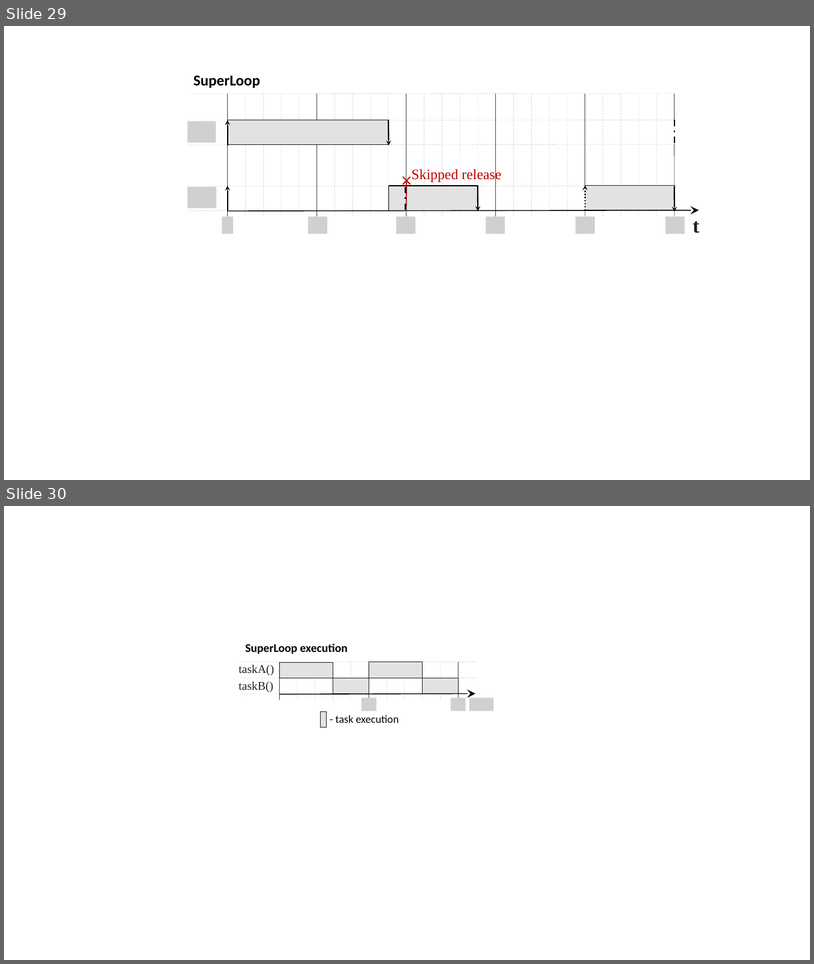
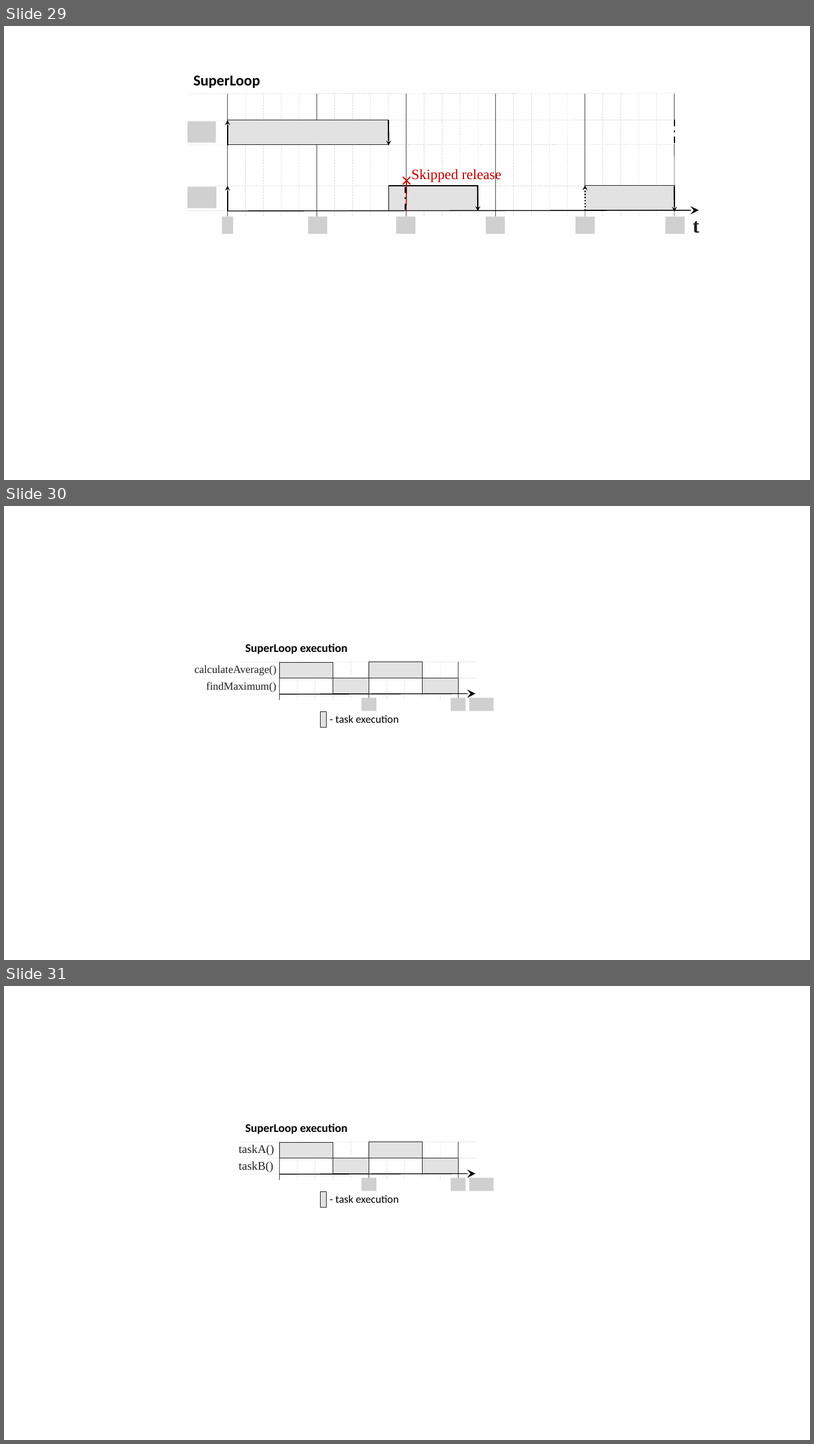
Before and after one commit to Spectre113/stm32-real-time-scheduling, a slide deck: implementation/docs/presentation/system_model_figs.pptx. Shown one above the other, each under a label of ours: slides 29 and 30 before the commit, slides 29, 30 and 31 after it. The pictures are 814x964 and 814x1444 pixels, drawn with LibreOffice and Linux fonts; fonts in the diff are those of the drawing; grey boxes stand for pictures; background and template pictures are left out. Boxes give left, top, right and bottom in pixels: in the first picture for what was removed or moved away, otherwise in the second. Text is boxed around its words. In the diff, an @@ line names an element or a change of style, - is before the commit and + after.

```diff
--- a/implementation/docs/presentation/system_model_figs.pptx
+++ b/implementation/docs/presentation/system_model_figs.pptx
@@ slide 30 added at [4, 506, 810, 960], background #FFFFFF @@
@@ text added at [245, 643, 348, 654], 14 pt, text #000000, bold @@
+SuperLoop execution
@@ text added at [195, 665, 277, 675], 13 pt, text #202020 @@
+calculateAverage()
@@ line added from (476, 662) to (239, 662), #AFABAB 0.3 pt dashed @@
@@ line added from (280, 662) to (280, 700), #000000 0.5 pt @@
@@ rectangle added at [280, 662, 333, 678], fill #E2E2E2, outline #202020 0.75 pt @@
@@ line added from (297, 662) to (297, 700), #AFABAB 0.3 pt dashed @@
@@ line added from (315, 662) to (315, 700), #AFABAB 0.3 pt dashed @@
@@ line added from (333, 662) to (333, 700), #AFABAB 0.3 pt dashed @@
@@ line added from (351, 662) to (351, 700), #AFABAB 0.3 pt dashed @@
@@ line added from (369, 662) to (369, 700), #000000 0.5 pt @@
@@ rectangle added at [369, 662, 423, 678], fill #E2E2E2, outline #202020 0.75 pt @@
@@ line added from (387, 662) to (387, 700), #AFABAB 0.3 pt dashed @@
@@ line added from (405, 662) to (405, 700), #AFABAB 0.3 pt dashed @@
@@ line added from (423, 662) to (423, 700), #AFABAB 0.3 pt dashed @@
@@ line added from (441, 662) to (441, 700), #AFABAB 0.3 pt dashed @@
@@ line added from (458, 662) to (458, 700), #000000 0.5 pt @@
@@ text added at [206, 682, 276, 692], 13 pt, text #202020 @@
+findMaximum()
@@ line added from (476, 678) to (239, 678), #AFABAB 0.3 pt dashed @@
@@ rectangle added at [333, 678, 369, 694], fill #E2E2E2, outline #202020 0.75 pt @@
@@ rectangle added at [423, 678, 458, 694], fill #E2E2E2, outline #202020 0.75 pt @@
@@ line added from (476, 694) to (239, 694), #AFABAB 0.3 pt dashed @@
@@ arrow added from (280, 694) to (476, 694), #000000 1 pt @@
@@ picture added at [362, 698, 377, 711] @@
@@ picture added at [451, 698, 466, 711] @@
@@ picture added at [470, 698, 494, 711] @@
@@ rectangle added at [320, 712, 326, 727], fill #E2E2E2, outline #202020 0.75 pt @@
@@ text added at [336, 715, 399, 723], 13 pt, text #000000 @@
+- task execution
@@ what was slide 30 is now slide 31 @@
```
Also in this commit, not shown: 2 other slides added, 4 other files.
